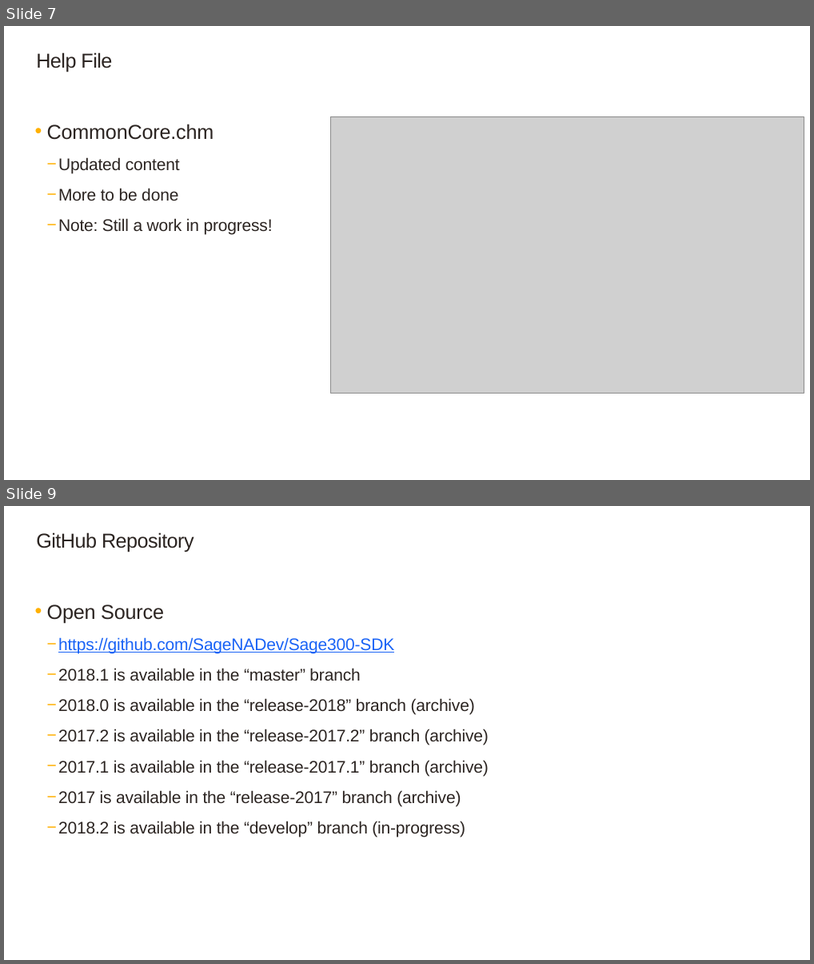
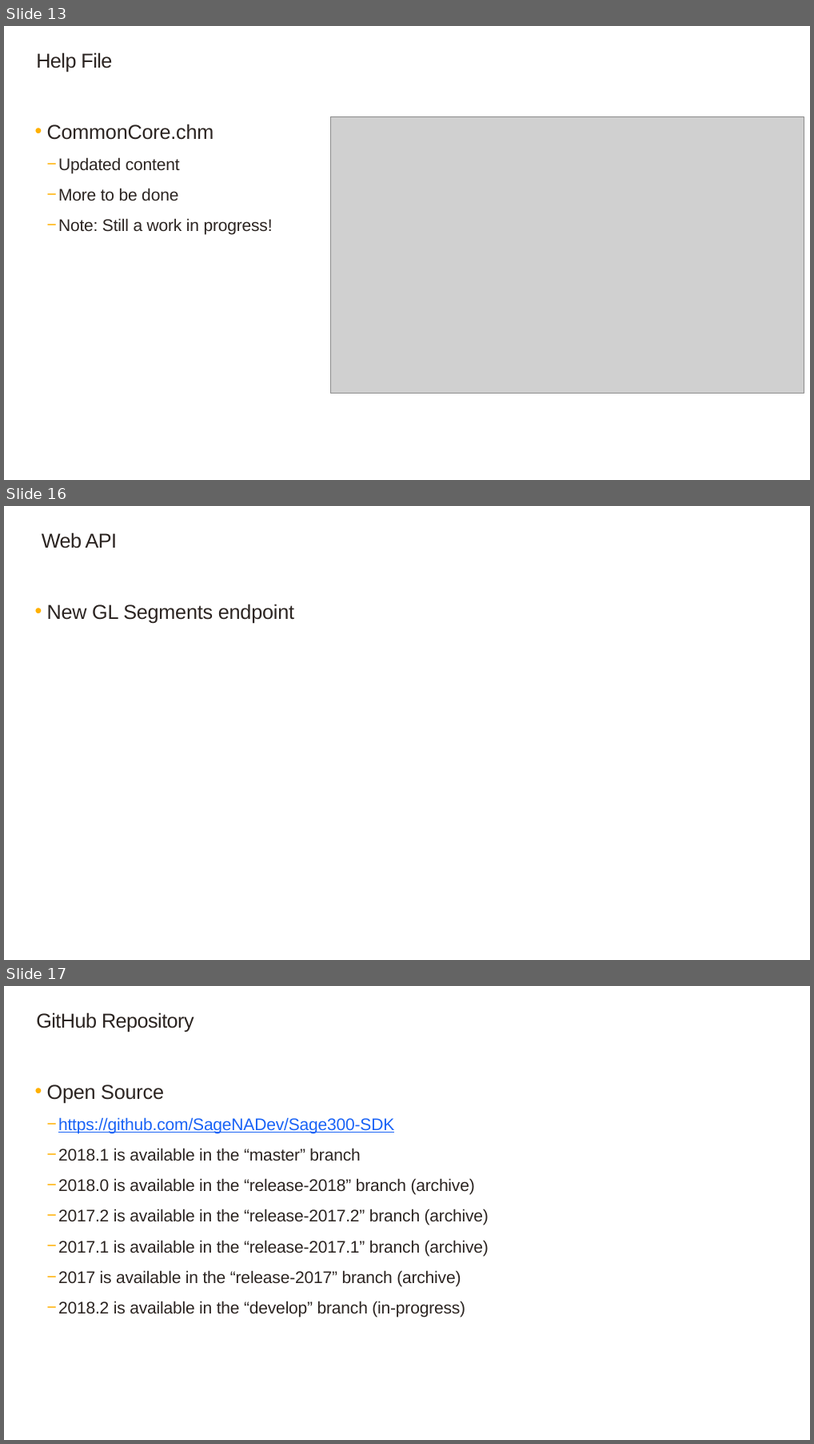
Before and after one commit to SageNADev/Sage300-SDK, a slide deck: docs/presentations/Sage300SDK_2018.1WebSDKOverview.pptx. Shown one above the other, each under a label of ours: slides 7 and 9 before the commit, slides 13, 16 and 17 after it; the slides between them are not shown. The pictures are 814x964 and 814x1444 pixels, drawn with LibreOffice and Linux fonts; fonts in the diff are those of the drawing; grey boxes stand for pictures; background and template pictures are left out. Boxes give left, top, right and bottom in pixels: in the first picture for what was removed or moved away, otherwise in the second. Text is boxed around its words. In the diff, an @@ line names an element or a change of style, - is before the commit and + after.

```diff
--- a/docs/presentations/Sage300SDK_2018.1WebSDKOverview.pptx
+++ b/docs/presentations/Sage300SDK_2018.1WebSDKOverview.pptx
@@ slide 16 added at <box>4,506,810,960</box>, background #FFFFFF @@
@@ title added at <box>42,532,118,548</box>, 24 pt, text #2B2421 @@
+Web API
@@ text added at <box>47,604,294,623</box>, 24 pt, text #2B2421 @@
+  • New GL Segments endpoint
@@ what was slide 7 is now slide 13 @@
@@ what was slide 9 is now slide 17 @@
```
Also in this commit, not shown: 4 slides changed, 7 other slides added, 1 other file.
